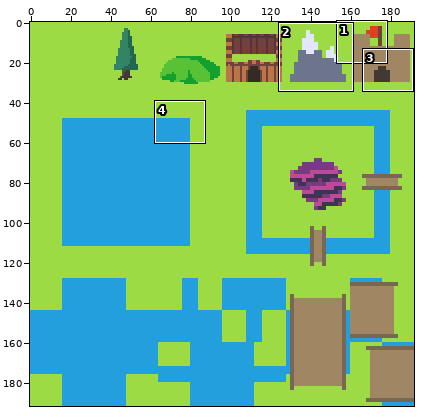
Edited in one commit: sprite sheet (assets/32maptiles.png). Above, an overview of the earlier version with the close-up marked.
Close-up. Before:
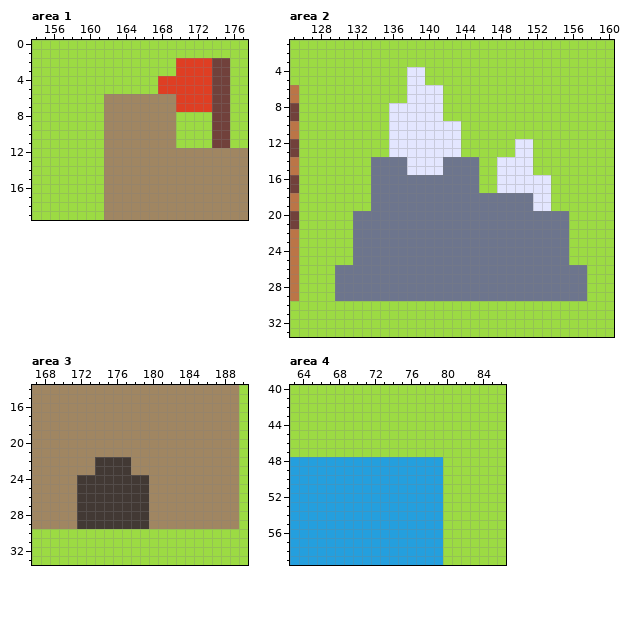
The file is 192x192 pixels. Shown: area 1: x 154..177, y 0..19; area 2: x 125..160, y 1..33; area 3: x 167..190, y 14..33; area 4: x 63..86, y 40..59. The commit also changed other parts of the picture, which this record leaves out.
Once edited:
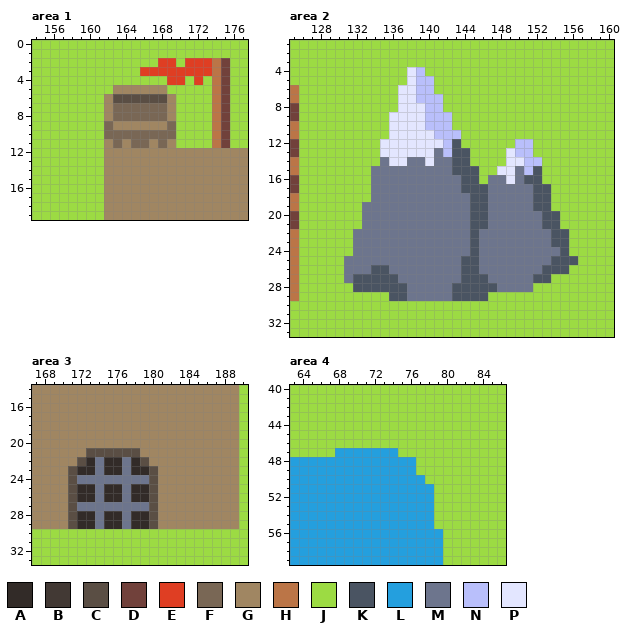
Palette (. is transparent): A #322b28  B #423934  C #5a4e44  D #71413b  E #df3e23  F #796755  G #a08662  H #bb7547  J #9cdb43  K #4a5462  L #249fde  M #6d758d  N #b9bffb  P #e3e6ff
Change:
--- area 1
@@ x 154..177 @@
  1 JJJJJJJJJJJJJJJJJJJJJJJJ
- 2 JJJJJJJJJJJJJJJJEEEEDDJJ
- 3 JJJJJJJJJJJJJJJJEEEEDDJJ
- 4 JJJJJJJJJJJJJJEEEEEEDDJJ
- 5 JJJJJJJJJJJJJJEEEEEEDDJJ
- 6 JJJJJJJJGGGGGGGGEEEEDDJJ
- 7 JJJJJJJJGGGGGGGGEEEEDDJJ
- 8 JJJJJJJJGGGGGGGGJJJJDDJJ
- 9 JJJJJJJJGGGGGGGGJJJJDDJJ
-10 JJJJJJJJGGGGGGGGJJJJDDJJ
-11 JJJJJJJJGGGGGGGGJJJJDDJJ
+ 2 JJJJJJJJJJJJJJEEJEEEHDJJ
+ 3 JJJJJJJJJJJJEEEEEEEEHDJJ
+ 4 JJJJJJJJJJJJJJJEEJEJHDJJ
+ 5 JJJJJJJJJGGGGGGJJJJJHDJJ
+ 6 JJJJJJJJGCCCCCCGJJJJHDJJ
+ 7 JJJJJJJJGFFFFFFGJJJJHDJJ
+ 8 JJJJJJJJGFFFFFFGJJJJHDJJ
+ 9 JJJJJJJJFGGGGGGFJJJJHDJJ
+10 JJJJJJJJFFFFFFFFJJJJHDJJ
+11 JJJJJJJJGFGFFGFGJJJJHDJJ
 12 JJJJJJJJGGGGGGGGGGGGGGGG
--- area 2
@@ x 125..160 @@
  3 JJJJJJJJJJJJJJJJJJJJJJJJJJJJJJJJJJJJ
- 4 JJJJJJJJJJJJJPPJJJJJJJJJJJJJJJJJJJJJ
- 5 JJJJJJJJJJJJJPPJJJJJJJJJJJJJJJJJJJJJ
- 6 HJJJJJJJJJJJJPPPPJJJJJJJJJJJJJJJJJJJ
- 7 HJJJJJJJJJJJJPPPPJJJJJJJJJJJJJJJJJJJ
- 8 DJJJJJJJJJJPPPPPPJJJJJJJJJJJJJJJJJJJ
- 9 DJJJJJJJJJJPPPPPPJJJJJJJJJJJJJJJJJJJ
-10 HJJJJJJJJJJPPPPPPPPJJJJJJJJJJJJJJJJJ
-11 HJJJJJJJJJJPPPPPPPPJJJJJJJJJJJJJJJJJ
-12 DJJJJJJJJJJPPPPPPPPJJJJJJPPJJJJJJJJJ
-13 DJJJJJJJJJJPPPPPPPPJJJJJJPPJJJJJJJJJ
-14 HJJJJJJJJMMMMPPPPMMMMJJPPPPJJJJJJJJJ
-15 HJJJJJJJJMMMMPPPPMMMMJJPPPPJJJJJJJJJ
-16 DJJJJJJJJMMMMMMMMMMMMJJPPPPPPJJJJJJJ
-17 DJJJJJJJJMMMMMMMMMMMMJJPPPPPPJJJJJJJ
-18 HJJJJJJJJMMMMMMMMMMMMMMMMMMPPJJJJJJJ
-19 HJJJJJJJJMMMMMMMMMMMMMMMMMMPPJJJJJJJ
-20 DJJJJJJMMMMMMMMMMMMMMMMMMMMMMMMJJJJJ
-21 DJJJJJJMMMMMMMMMMMMMMMMMMMMMMMMJJJJJ
-22 HJJJJJJMMMMMMMMMMMMMMMMMMMMMMMMJJJJJ
-23 HJJJJJJMMMMMMMMMMMMMMMMMMMMMMMMJJJJJ
-24 HJJJJJJMMMMMMMMMMMMMMMMMMMMMMMMJJJJJ
-25 HJJJJJJMMMMMMMMMMMMMMMMMMMMMMMMJJJJJ
-26 HJJJJMMMMMMMMMMMMMMMMMMMMMMMMMMMMJJJ
-27 HJJJJMMMMMMMMMMMMMMMMMMMMMMMMMMMMJJJ
-28 HJJJJMMMMMMMMMMMMMMMMMMMMMMMMMMMMJJJ
-29 HJJJJMMMMMMMMMMMMMMMMMMMMMMMMMMMMJJJ
+ 4 JJJJJJJJJJJJJPNJJJJJJJJJJJJJJJJJJJJJ
+ 5 JJJJJJJJJJJJJPNNJJJJJJJJJJJJJJJJJJJJ
+ 6 HJJJJJJJJJJJPPNNJJJJJJJJJJJJJJJJJJJJ
+ 7 HJJJJJJJJJJJPPNNNJJJJJJJJJJJJJJJJJJJ
+ 8 DJJJJJJJJJJJPPPNNJJJJJJJJJJJJJJJJJJJ
+ 9 DJJJJJJJJJJPPPPNNNJJJJJJJJJJJJJJJJJJ
+10 HJJJJJJJJJJPPPPNNNJJJJJJJJJJJJJJJJJJ
+11 HJJJJJJJJJJPPPPPNNNJJJJJJJJJJJJJJJJJ
+12 DJJJJJJJJJPPPPPPPNKJJJJJJNNJJJJJJJJJ
+13 DJJJJJJJJJPPPPPPMNKKJJJJPNNJJJJJJJJJ
+14 HJJJJJJJJJMPPMMPMMKKJJJJPPNNJJJJJJJJ
+15 HJJJJJJJJMMMMMMMMMKKKJJPPMNKJJJJJJJJ
+16 DJJJJJJJJMMMMMMMMMMKKJMMPMKKJJJJJJJJ
+17 DJJJJJJJJMMMMMMMMMMKKKMMMMMKKJJJJJJJ
+18 HJJJJJJJJMMMMMMMMMMMKKMMMMMKKJJJJJJJ
+19 HJJJJJJJMMMMMMMMMMMMKKMMMMMKKJJJJJJJ
+20 DJJJJJJJMMMMMMMMMMMMKKMMMMMMKKJJJJJJ
+21 DJJJJJJJMMMMMMMMMMMMKKMMMMMMKKJJJJJJ
+22 HJJJJJJMMMMMMMMMMMMMKMMMMMMMMKKJJJJJ
+23 HJJJJJJMMMMMMMMMMMMMKMMMMMMMMKKJJJJJ
+24 HJJJJJJMMMMMMMMMMMMMKMMMMMMMMMKJJJJJ
+25 HJJJJJMMMMMMMMMMMMMKKMMMMMMMMKKKJJJJ
+26 HJJJJJMMMKKMMMMMMMMKKMMMMMMMKKKJJJJJ
+27 HJJJJJMKKKKKMMMMMMMKKKMMMMMKKJJJJJJJ
+28 HJJJJJJKKKKKKMMMMMKKKKKMMMMJJJJJJJJJ
+29 HJJJJJJJJJJKKMMMMMKKKKJJJJJJJJJJJJJJ
 30 JJJJJJJJJJJJJJJJJJJJJJJJJJJJJJJJJJJJ
--- area 3
@@ x 169..182 @@
 20 GGGGGGGGGGGGGG
-21 GGGGGGGGGGGGGG
-22 GGGGGBBBBGGGGG
-23 GGGGGBBBBGGGGG
-24 GGGBBBBBBBBGGG
-25 GGGBBBBBBBBGGG
-26 GGGBBBBBBBBGGG
-27 GGGBBBBBBBBGGG
-28 GGGBBBBBBBBGGG
-29 GGGBBBBBBBBGGG
+21 GGGGCCCCCCGGGG
+22 GGGCAMAAMACGGG
+23 GGCAAMAAMAACGG
+24 GGCMMMMMMMMCGG
+25 GGCAAMAAMAACGG
+26 GGCAAMAAMAACGG
+27 GGCMMMMMMMMCGG
+28 GGCAAMAAMAACGG
+29 GGCAAMAAMAACGG
 30 JJJJJJJJJJJJJJ
--- area 4
@@ x 66..81 @@
 46 JJJJJJJJJJJJJJJJ
-47 JJJJJJJJJJJJJJJJ
-48 LLLLLLLLLLLLLLJJ
-49 LLLLLLLLLLLLLLJJ
-50 LLLLLLLLLLLLLLJJ
-51 LLLLLLLLLLLLLLJJ
-52 LLLLLLLLLLLLLLJJ
-53 LLLLLLLLLLLLLLJJ
-54 LLLLLLLLLLLLLLJJ
-55 LLLLLLLLLLLLLLJJ
+47 JJLLLLLLLJJJJJJJ
+48 LLLLLLLLLLLJJJJJ
+49 LLLLLLLLLLLJJJJJ
+50 LLLLLLLLLLLLJJJJ
+51 LLLLLLLLLLLLLJJJ
+52 LLLLLLLLLLLLLJJJ
+53 LLLLLLLLLLLLLJJJ
+54 LLLLLLLLLLLLLJJJ
+55 LLLLLLLLLLLLLJJJ
 56 LLLLLLLLLLLLLLJJ
